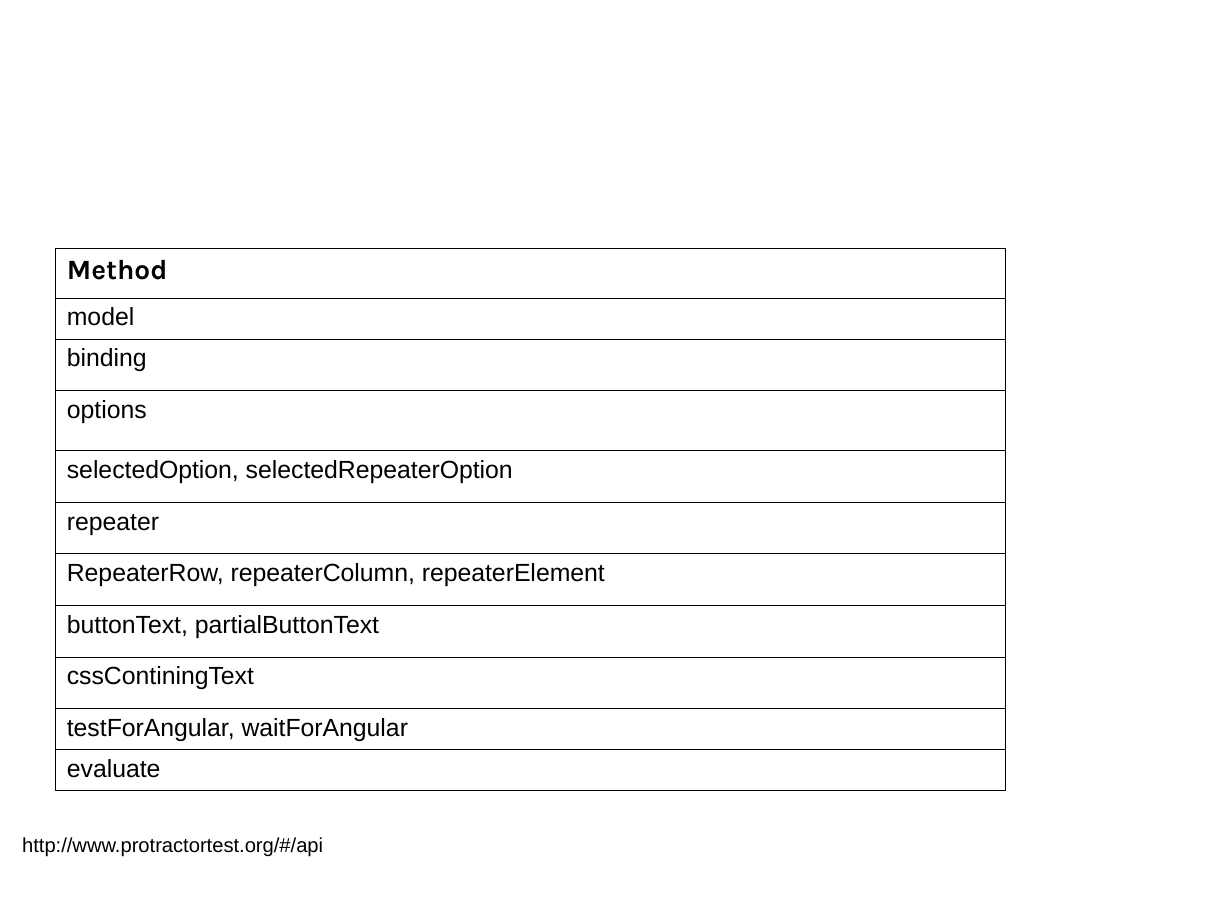
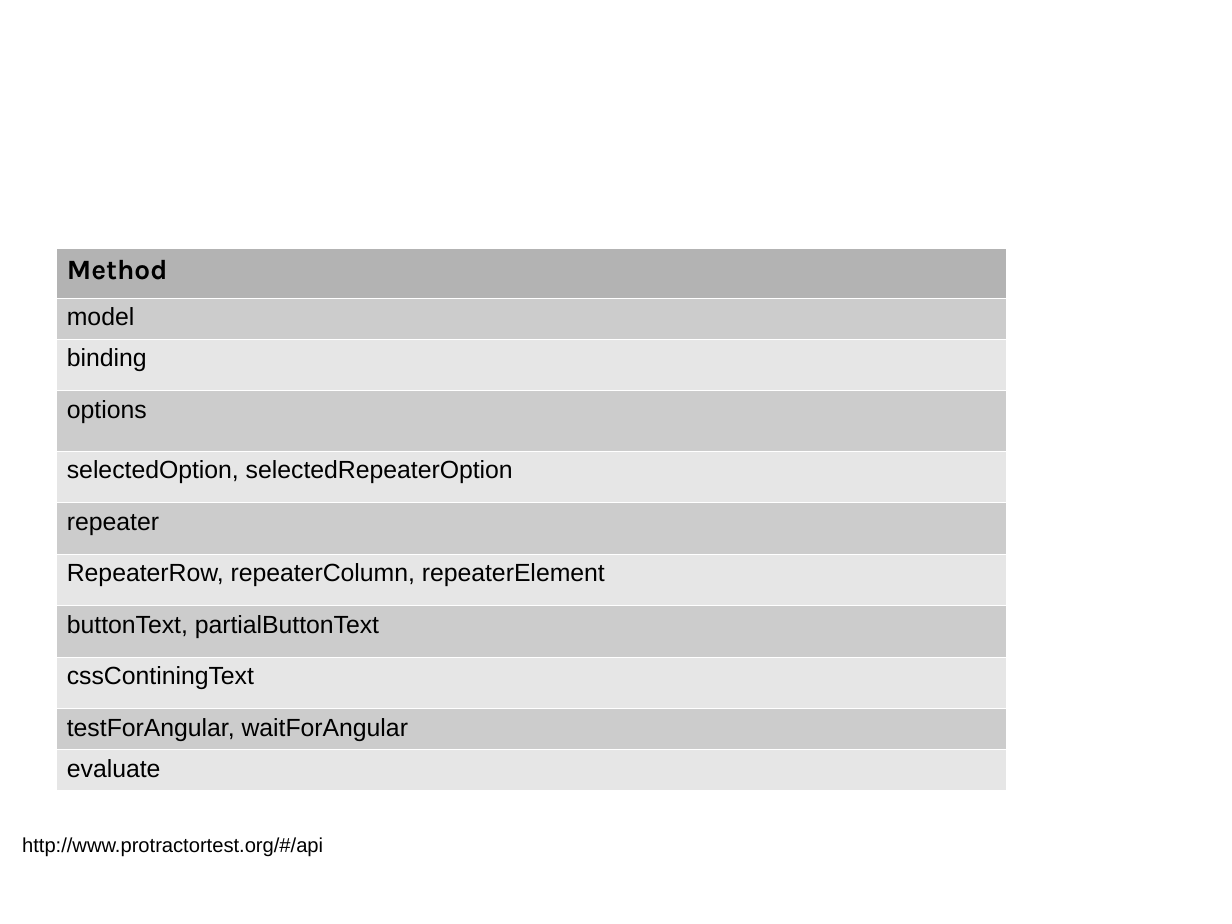
Before and after one commit to sergueik/selenium_java, a slide deck: slide 10 of protractor/jProtractor.odp. Drawn at 1232x924 pixels with LibreOffice and Linux fonts; fonts in the diff are those of the drawing; background and template pictures are left out. Boxes give left, top, right and bottom in pixels: in the first picture for what was removed or moved away, otherwise in the second. Text is boxed around its words. In the diff, an @@ line names an element or a change of style, - is before the commit and + after.

```diff
--- a/protractor/jProtractor.odp
+++ b/protractor/jProtractor.odp
@@ table at bbox=[56, 248, 1006, 788] @@
@@ fill none to #B3B3B3 in row 1, column 1 @@
@@ fill none to #CCCCCC in 5 cells @@
@@ fill none to #E6E6E6 in 5 cells @@
@@ borders changed @@
```
Also in this commit, not shown: 3 other slides changed, 3 slides added, 2 other files.
